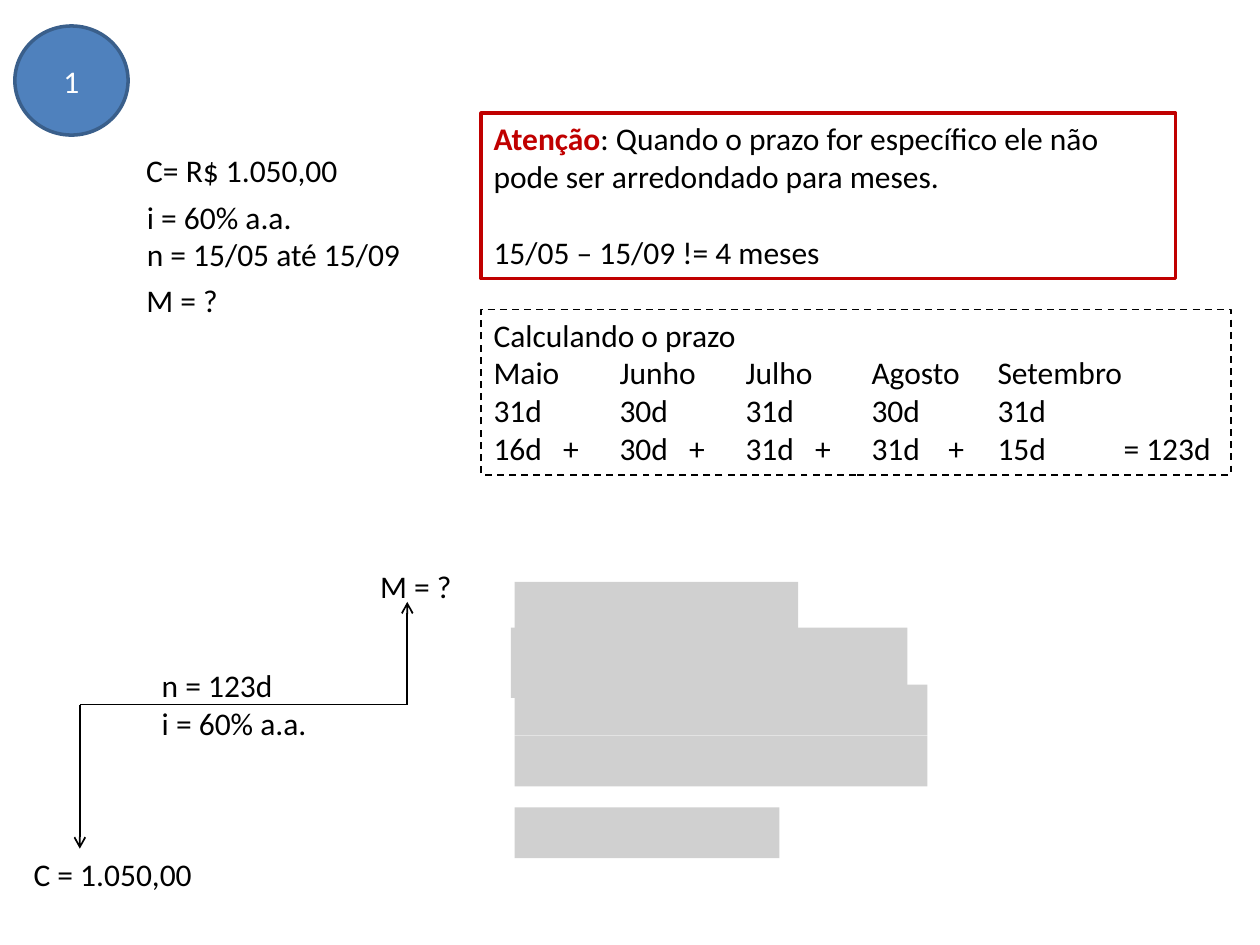
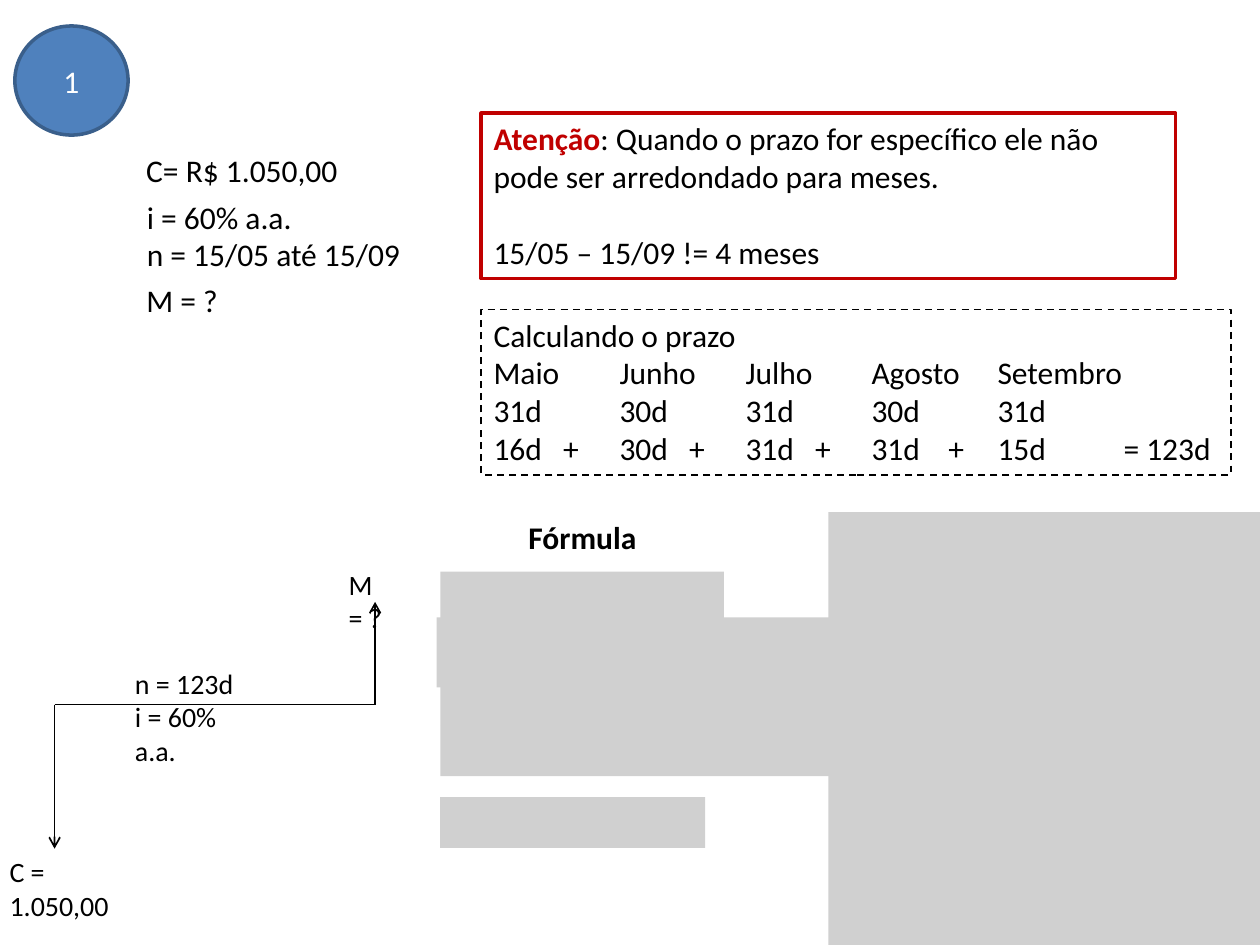
Before and after one commit to avelinoferreiragf/avelino, a slide deck: slide 1 of Gestao Estrategica TI/06 - Análise de Viabilidade de Projetos/Exercícios.pptx. Drawn at 1260x945 pixels with LibreOffice and Linux fonts; fonts in the diff are those of the drawing; grey boxes stand for pictures. Boxes give left, top, right and bottom in pixels: in the first picture for what was removed or moved away, otherwise in the second. Text is boxed around its words. In the diff, an @@ line names an element or a change of style, - is before the commit and + after.

```diff
--- a/Gestao Estrategica TI/06 - Análise de Viabilidade de Projetos/Exercícios.pptx
+++ b/Gestao Estrategica TI/06 - Análise de Viabilidade de Projetos/Exercícios.pptx
@@ text added at [528,527,636,550], 18 pt, text #000000, bold @@
+Fórmula
@@ picture added at [828,512,1260,945] @@
@@ text "M = ?": place and size @@
-text "M = ?" at [380,577,407,606]
+text "M = ?" at [349,577,373,595]
@@ arrow moved from (407, 704) - (407, 602) to (375, 704) - (375, 602) @@
@@ size 18 to 16 pt in 3 elements at [349,577,373,595], [10,864,109,920], [135,674,233,762] @@
@@ text "n = 123d": place and size @@
-text "n = 123d" at [162,675,306,736]
+text "n = 123d" at [135,674,233,762]
@@ arrow moved from (79, 704) - (79, 849) to (54, 704) - (54, 849) @@
@@ line moved from (79, 704) - (407, 704) to (54, 704) - (375, 704) @@
@@ 5 pictures: place and size @@
-5 pictures at [512,582,927,858]
+5 pictures at [437,572,853,848]
@@ text "C = 1.050,00": place and size @@
-text "C = 1.050,00" at [34,865,191,890]
+text "C = 1.050,00" at [10,864,109,920]
```
Also in this commit, not shown: 1 other slide changed, 8 slides added.
